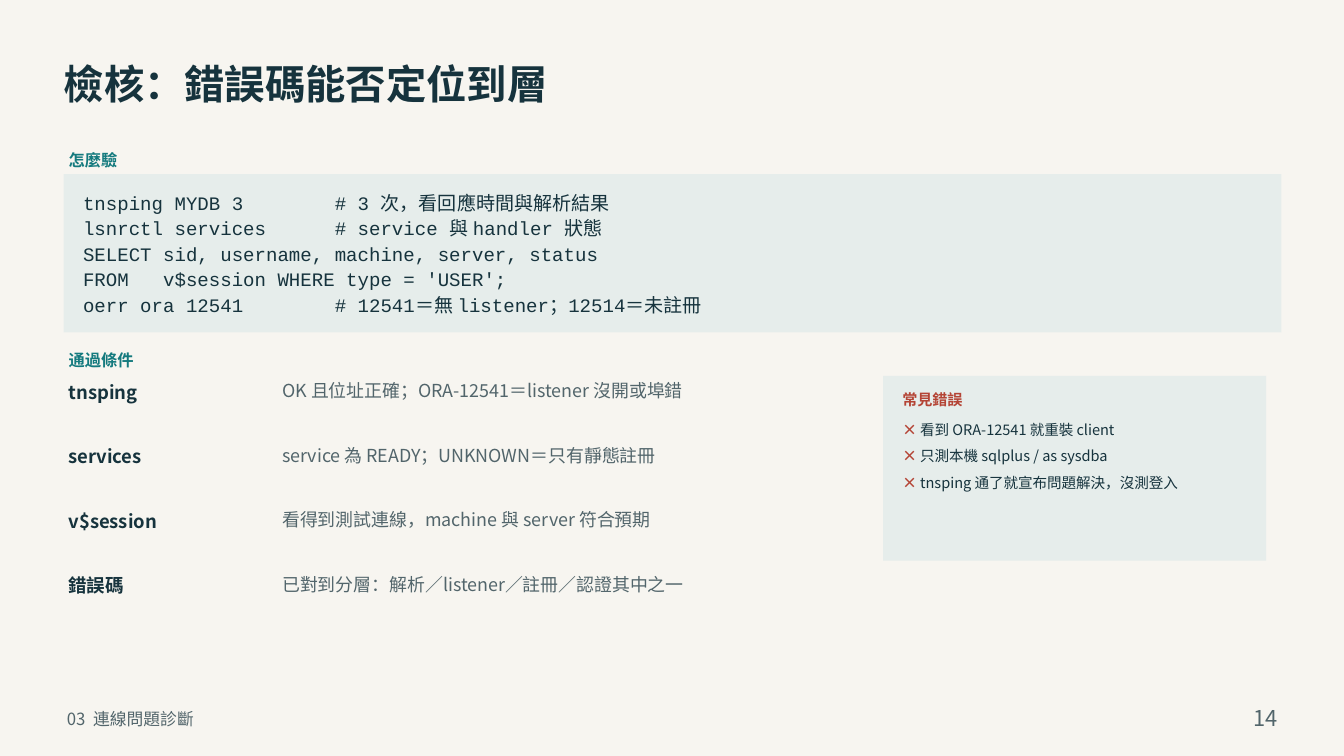
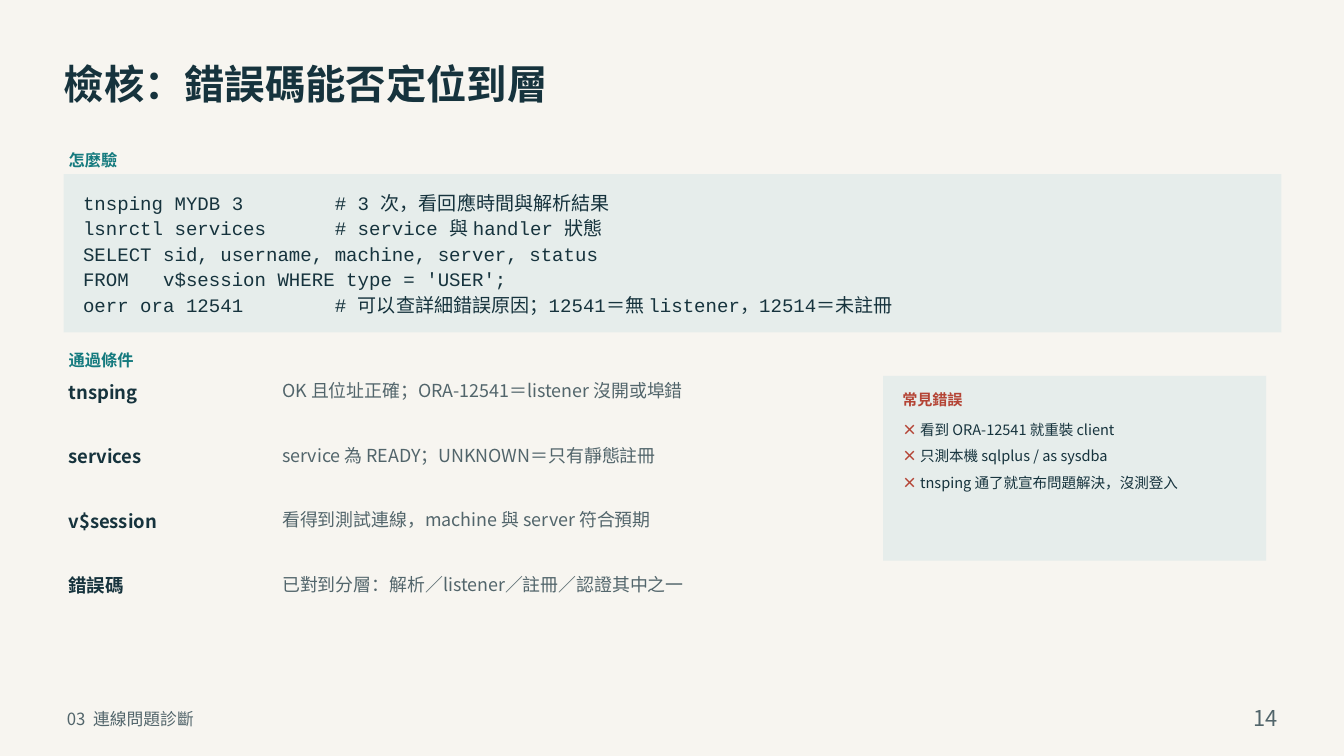
Before and after one commit to YouAreTheBlueSky/Oracle-DBA-Training-Docs, a slide deck: slide 14 of deliver_beginner/03_Oracle_DBA_Net_Services.pptx. Drawn at 1344x756 pixels with LibreOffice and Linux fonts; fonts in the diff are those of the drawing. Boxes give left, top, right and bottom in pixels: in the first picture for what was removed or moved away, otherwise in the second. Text is boxed around its words. In the diff, an @@ line names an element or a change of style, - is before the commit and + after.

Commit message:
第 3 章第二批手改：DRCP 說明、伺服模式查詢加 type、oerr 註解、參考資料只留一條
p10 備忘補上 CDB／21c／23ai 的 DRCP 差異（758 字）；p11 檢核查詢補 type 欄位並同步 GROUP BY；p14 oerr 註解改寫；p16 參考資料頁只列第一條連結。

為保留主題層級的 _refs 索引，REFS 仍保留三條，新增 refs_slide 控制參考資料頁顯示內容；refs() 支援該覆寫。

```diff
--- a/deliver_beginner/03_Oracle_DBA_Net_Services.pptx
+++ b/deliver_beginner/03_Oracle_DBA_Net_Services.pptx
@@ text at (x1=83, y1=296, x2=892, y2=315): text changed @@
-oerr ora 12541 # 12541＝無 listener；12514＝未註冊
+oerr ora 12541 # 可以查詳細錯誤原因；12541＝無 listener，12514＝未註冊
```
Also in this commit, not shown: 2 other slides changed, 2 other files.
